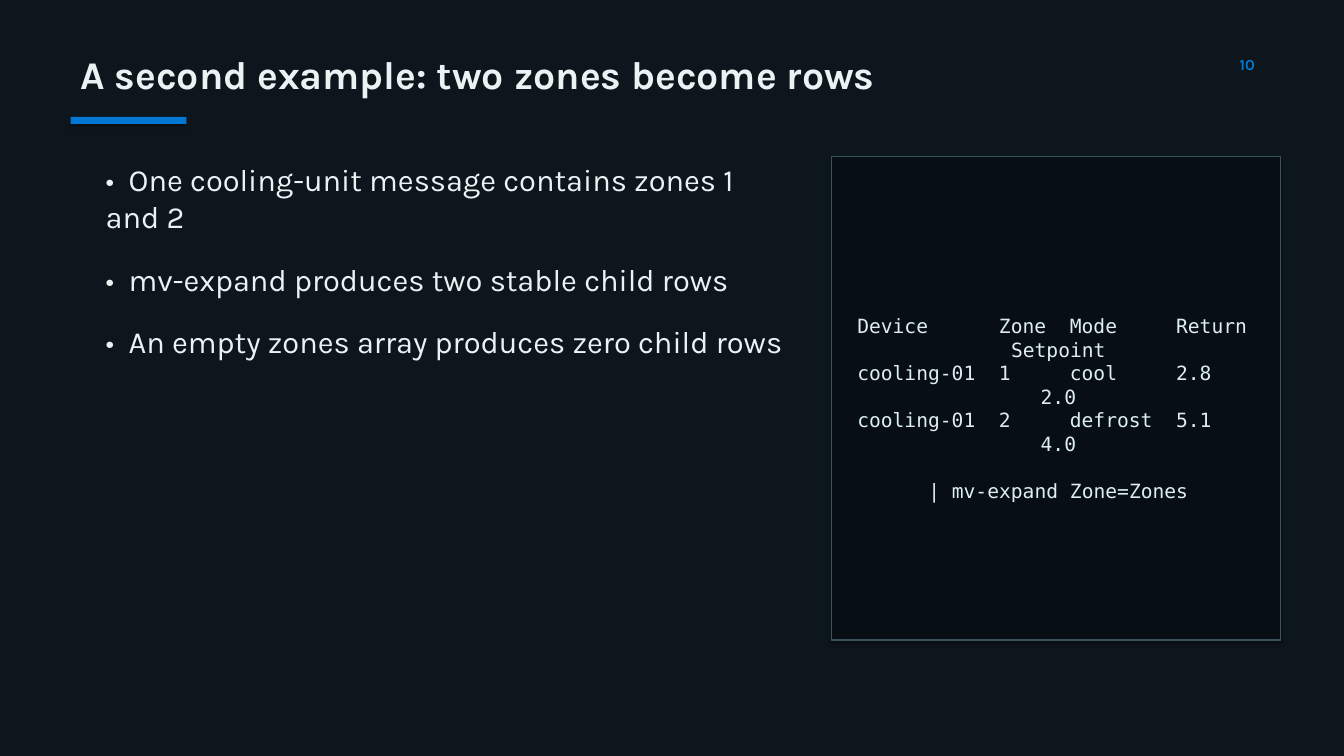
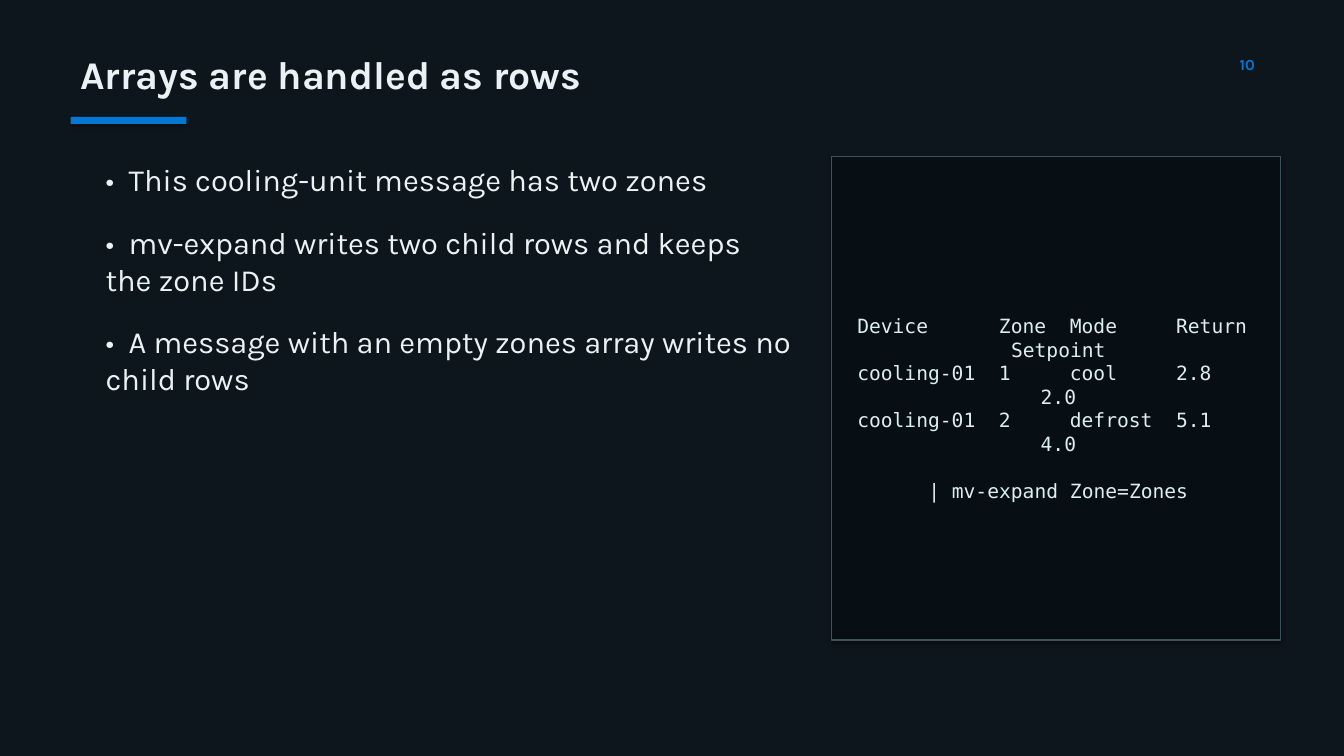
Before and after one commit to MatthieuLefebvre/eventhouse-schema-drift-reference, a slide deck: slide 10 of presentation/eventhouse-schema-drift-reference.pptx. Drawn at 1344x756 pixels with LibreOffice and Linux fonts; fonts in the diff are those of the drawing. Boxes give left, top, right and bottom in pixels: in the first picture for what was removed or moved away, otherwise in the second. Text is boxed around its words. In the diff, an @@ line names an element or a change of style, - is before the commit and + after.

```diff
--- a/presentation/eventhouse-schema-drift-reference.pptx
+++ b/presentation/eventhouse-schema-drift-reference.pptx
@@ text at (x1=80, y1=62, x2=581, y2=99): text changed @@
-A second example: two zones become rows
+Arrays are handled as rows
@@ text at (x1=106, y1=170, x2=790, y2=391): text changed @@
-• One cooling-unit message contains zones 1 and 2
-• mv-expand produces two stable child rows
-• An empty zones array produces zero child rows
+• This cooling-unit message has two zones
+• mv-expand writes two child rows and keeps the zone IDs
+• A message with an empty zones array writes no child rows
```
Also in this commit, not shown: 15 other slides changed, 3 other files.
